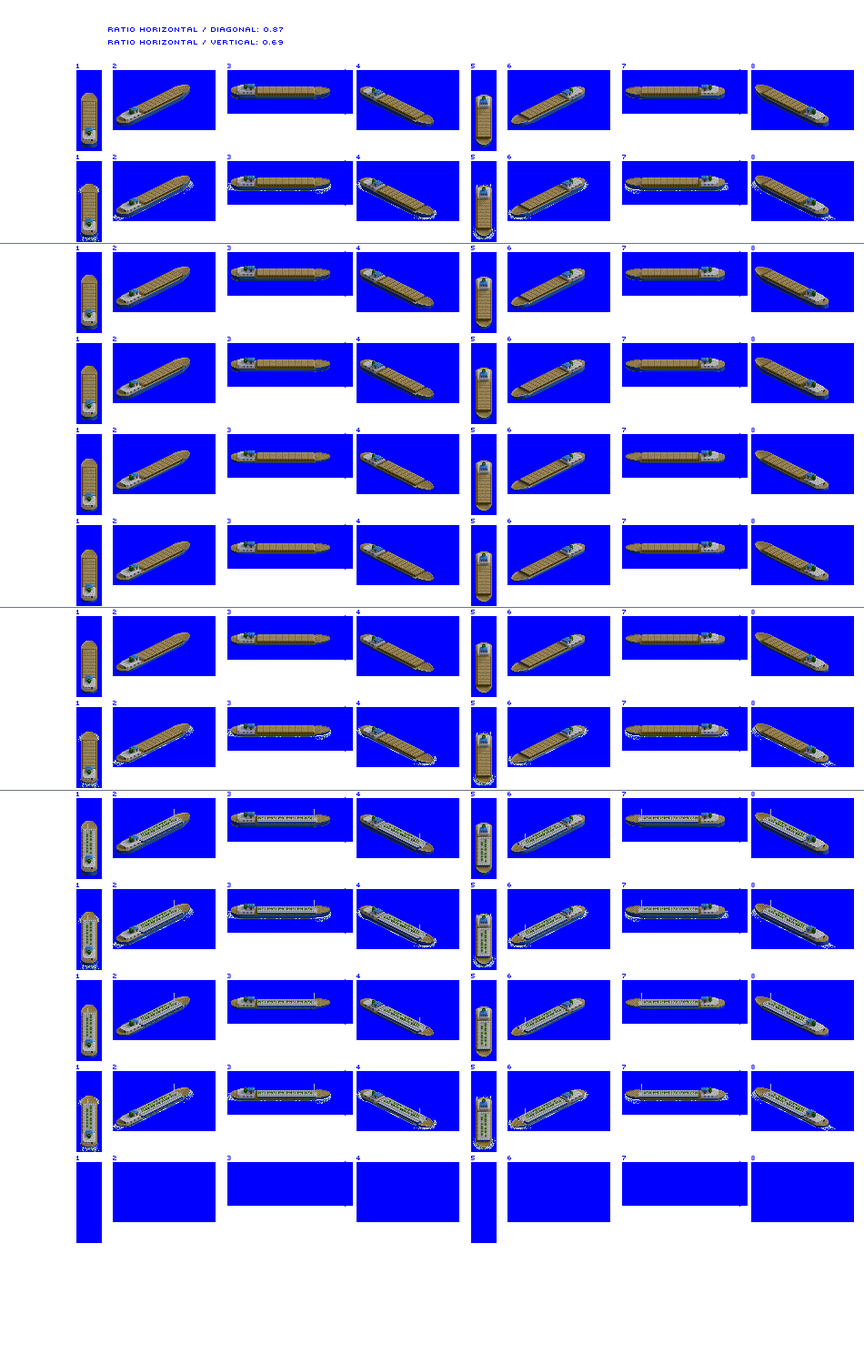
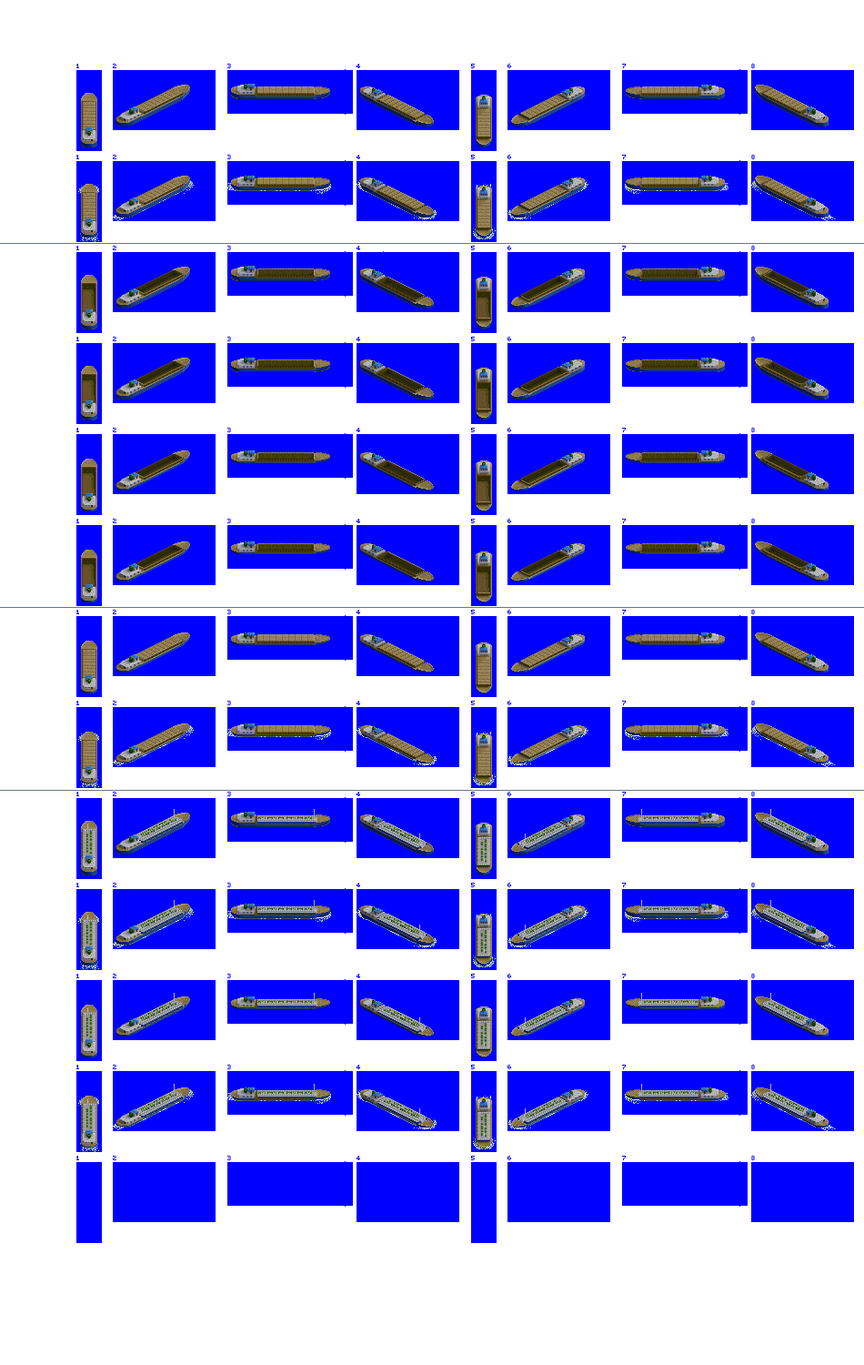
Comparing the layer stacks of the two w=864, h=1365 images. Changes:
added layer "Layer 1" above "Hold Overlay" over [765, 270, 809, 568]
added layer "Hold Overlay" above "prop / bow wash" over [81, 251, 698, 593]
removed layer "ratio horizontal / diagonal: 0" over [108, 27, 283, 45]
